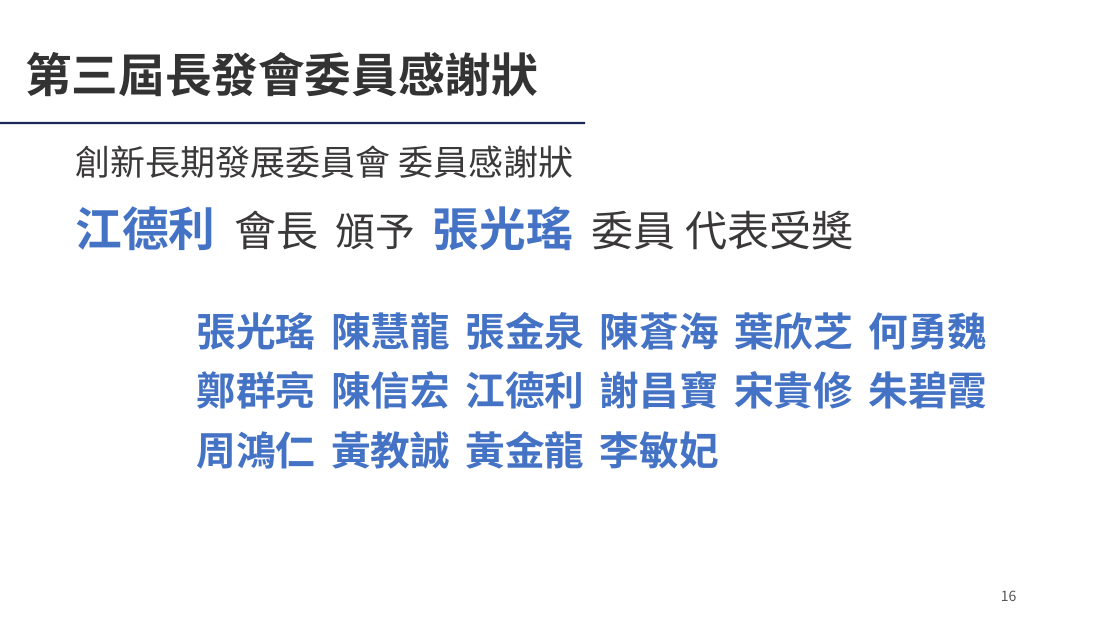
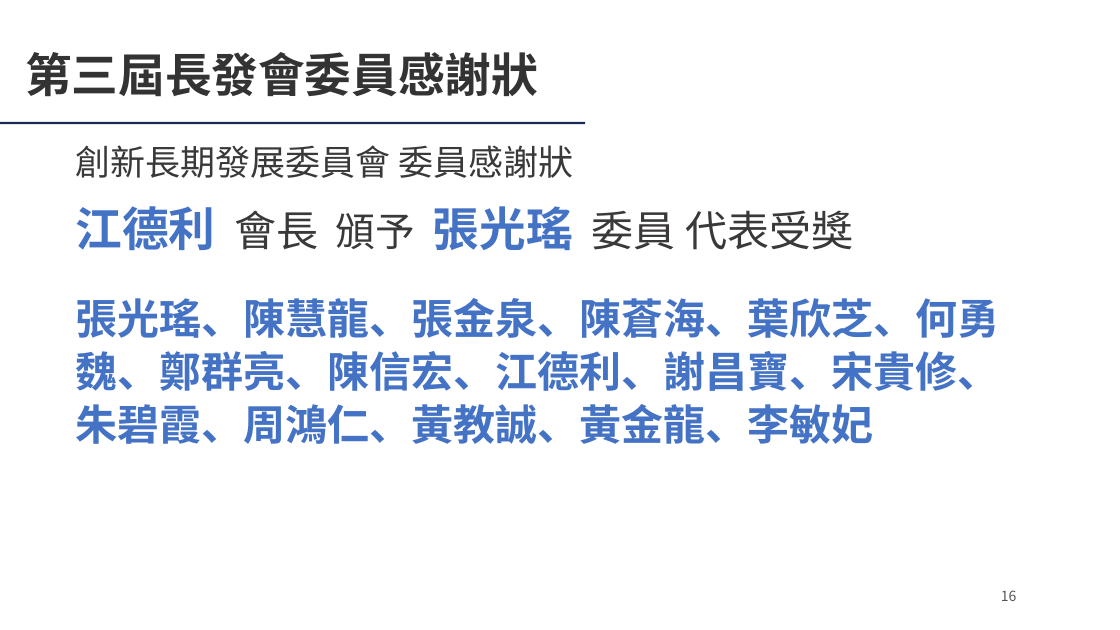
Before and after one commit to Ericliang680928/IAA, a slide deck: slide 16 of 20261204/agm/IAA會員大會簡報_20261204.pptx. Drawn at 1120x630 pixels with LibreOffice and Linux fonts; fonts in the diff are those of the drawing; background and template pictures are left out. Boxes give left, top, right and bottom in pixels: in the first picture for what was removed or moved away, otherwise in the second. Text is boxed around its words. In the diff, an @@ line names an element or a change of style, - is before the commit and + after.

```diff
--- a/20261204/agm/IAA會員大會簡報_20261204.pptx
+++ b/20261204/agm/IAA會員大會簡報_20261204.pptx
@@ text at [76, 298, 1000, 444]: text changed; size 34 to 36 pt @@
-張光瑤
+張光瑤、陳慧龍、張金泉、陳蒼海、葉欣芝、何勇魏、鄭群亮、陳信宏、江德利、謝昌寶、宋貴修、朱碧霞、周鴻仁、黃教誠、黃金龍、李敏妃
@@ text "張光瑤、陳慧龍、張金泉、陳蒼海、葉欣芝、何勇魏、鄭群亮、陳信宏、江德利、謝昌寶、宋貴修、朱碧霞、周鴻仁、黃教誠、黃金龍、 ..." at [76, 298, 1000, 444]: vertical alignment middle to top @@
@@ text removed at [331, 312, 450, 350] @@
-陳慧龍
@@ text removed at [466, 312, 585, 350] @@
-張金泉
@@ text removed at [600, 312, 719, 350] @@
-陳蒼海
@@ text removed at [734, 312, 853, 350] @@
-葉欣芝
@@ text removed at [869, 312, 988, 350] @@
-何勇魏
@@ text removed at [197, 371, 316, 409] @@
-鄭群亮
@@ text removed at [331, 371, 450, 409] @@
-陳信宏
@@ text removed at [466, 371, 585, 409] @@
-江德利
@@ text removed at [600, 371, 719, 409] @@
-謝昌寶
@@ text removed at [734, 371, 853, 409] @@
-宋貴修
@@ text removed at [869, 371, 988, 409] @@
-朱碧霞
@@ text removed at [197, 431, 316, 469] @@
-周鴻仁
@@ text removed at [331, 431, 450, 469] @@
-黃教誠
@@ text removed at [466, 431, 585, 469] @@
-黃金龍
@@ text removed at [600, 431, 719, 469] @@
-李敏妃
```
Also in this commit, not shown: 8 other slides changed, 1 slide added, 7 other files.
